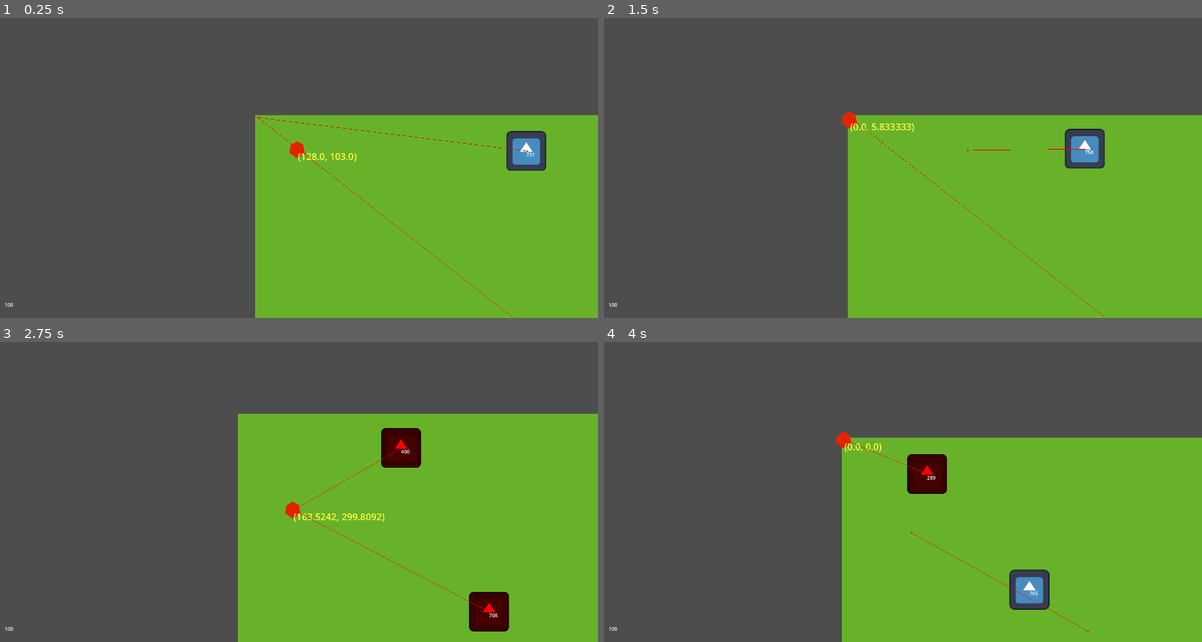
Above: before the commit, frames 1-4 (two rows, left to right).
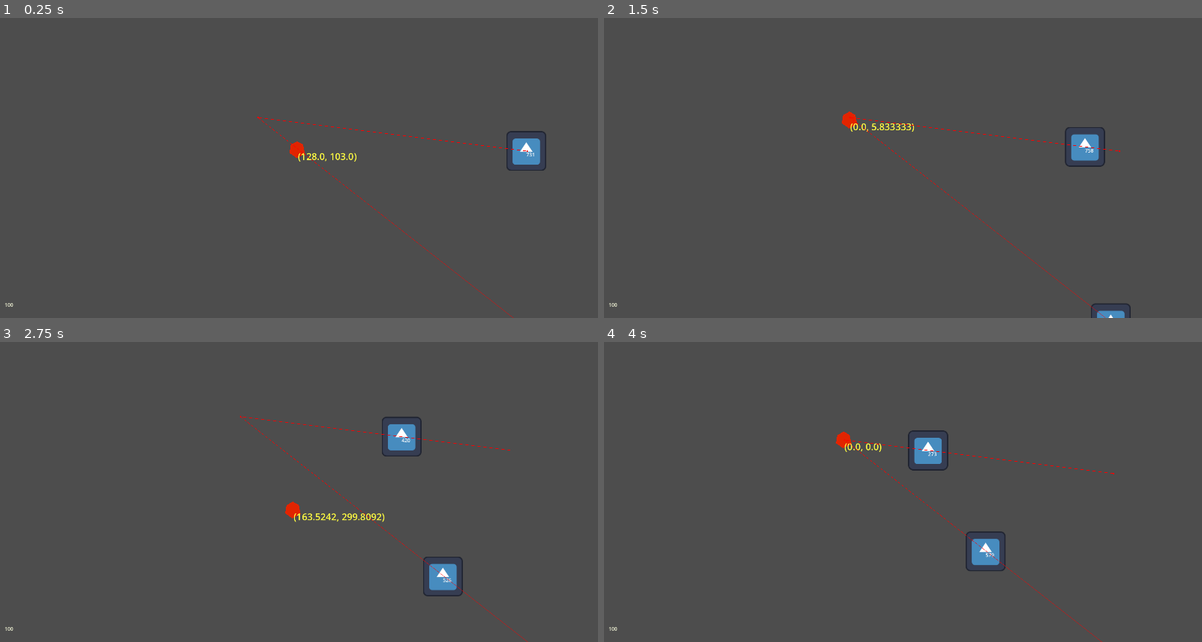
Above: after the commit, the same moments.

Repository: jceresearch/godot_project_422
Game: Godot game, scene res://world.tscn
Same seed, same stepped clock (60 frames per second), same inputs: the game is played once before the commit and once after it. The engine's default icon, where the game draws it, is replaced by a stand-in: a white triangle on a blue panel in a dark square.
Inputs:
- Up to frame 1 (0.25 s): no input
- Up to frame 2 (1.5 s): hold Right (Right) 0.53-1.28 s; tap Space (Fire) at 0.6 s; hold Down (Down) from 1.28 s (still down); tap 1 (Reposition) at 1.35 s
- Up to frame 3 (2.75 s): release Down (Down) at 2.03 s; hold Right (Right) from 2.03 s (still down); tap Space (Fire) at 2.1 s
- Up to frame 4 (4 s): release Right (Right) at 2.78 s; hold Up (Up) 2.78-3.53 s; tap 1 (Reposition) at 2.85 s; hold Left (Left) from 3.53 s (still down); tap Space (Fire) at 3.6 s

The runs differ from the first frame. In frame 1, 38% of the frame differs, in the area x 42-100%, y 32-100%; in frame 2, 39%; in frame 3, 46%, in the area x 39-100%, y 23-100%; in frame 4, 41%.

Commit message:
small changes

Diff:
--- a/Project 422/hunter.gd
+++ b/Project 422/hunter.gd
@@ -13,7 +13,10 @@
 @onready var ray: RayCast2D = $RayCast2D
 @onready var agent: NavigationAgent2D = $NavigationAgent2D
 var default_color
+
+var bounce_force = 10.0
 var bounce_cooldown := 0.0
+
 func _ready():
 
 	default_color = $Sprite2D.modulate
@@ -25,7 +28,7 @@
 	agent.target_desired_distance = 100
 	agent.path_changed.connect(_on_path_computed)
 	motion_mode=MOTION_MODE_FLOATING
-	$hitbox.body_entered.connect(_on_Hitbox_body_entered)
+	#$hitbox.body_entered.connect(_on_Hitbox_body_entered)
 
 func _physics_process(delta):
 
@@ -68,11 +71,10 @@
 	# NavAgent path was calculated
 	pass
 
-var bounce_force = 10.0
+
 
 func _on_Hitbox_body_entered(body):
 	if body == player:
-		print("bounce back")
 		var away = (global_position - player.global_position).normalized()
 		velocity += away * bounce_force
 		bounce_cooldown = 0.1 # enemy will move backwards for 0.2s
--- a/Project 422/project.godot
+++ b/Project 422/project.godot
@@ -74,14 +74,14 @@
 "path": "res://world.gd",
 "type": "file"
 }, {
-"column": 54,
-"current": true,
-"line": 13,
+"column": 0,
+"line": 14,
 "path": "res://tile_map_layer.gd",
 "type": "file"
 }, {
-"column": 2,
-"line": 75,
+"column": 0,
+"current": true,
+"line": 30,
 "path": "res://hunter.gd",
 "type": "file"
 }, {
--- a/Project 422/tile_map_layer.gd
+++ b/Project 422/tile_map_layer.gd
@@ -9,8 +9,8 @@
 	generate()
 
 func generate():
-	for x in range(100):
-		for y in range(100):
+	for x in range(50,100):
+		for y in range(50,100):
 			tile_map_layer.set_cell(Vector2i(x, y),1,Vector2i(5, 0),0)
 
 
--- a/Project 422/world.tscn
+++ b/Project 422/world.tscn
@@ -23,6 +23,7 @@
 3:0/0 = 0
 4:0/0 = 0
 5:0/0 = 0
+5:0/0/physics_layer_0/polygon_0/points = PackedVector2Array(-8, -7.85019, 7.9697, -7.75758, 7.72727, 7.93939, -8, 8.0799)
 6:0/0 = 0
 7:0/0 = 0
 8:0/0 = 0
@@ -107,6 +108,8 @@
 
 [node name="Player" type="CharacterBody2D" parent="World"]
 position = Vector2(128, 103)
+collision_layer = 2
+collision_mask = 7
 script = ExtResource("4_036b0")
 
 [node name="Polygon2D" type="Polygon2D" parent="World/Player"]
@@ -132,6 +135,8 @@
 drag_vertical_enabled = true
 
 [node name="Tribble" type="RigidBody2D" parent="World"]
+collision_layer = 4
+collision_mask = 6
 mass = 0.518
 physics_material_override = SubResource("PhysicsMaterial_fj7yv")
 gravity_scale = 0.0
@@ -154,6 +159,10 @@
 label_settings = SubResource("LabelSettings_aqk2v")
 
 [node name="Hunter" type="CharacterBody2D" parent="World"]
+collision_layer = 2
+collision_mask = 3
+motion_mode = 1
+wall_min_slide_angle = 0.262403
 script = ExtResource("6_ioo17")
 
 [node name="CollisionShape2D" type="CollisionShape2D" parent="World/Hunter"]
